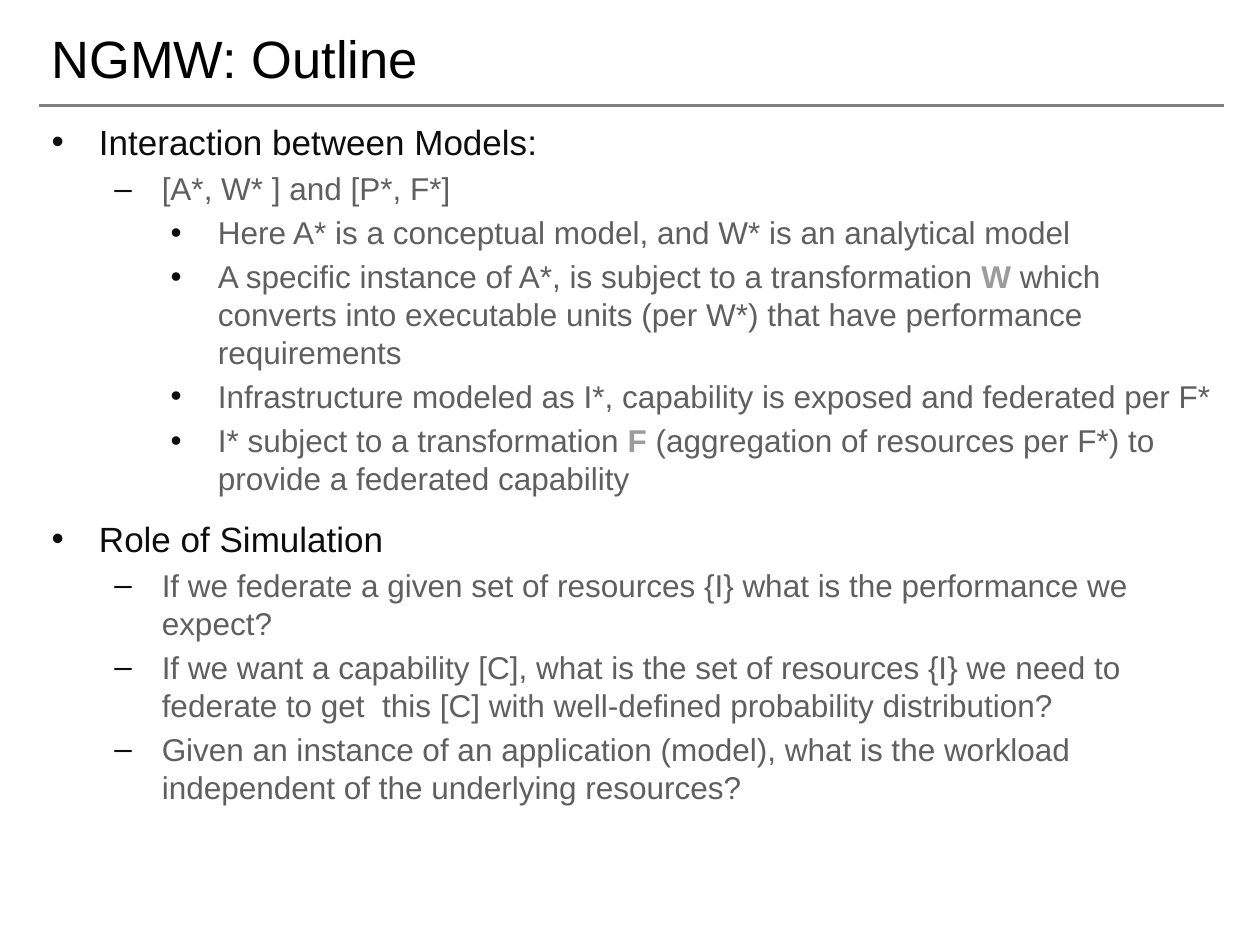
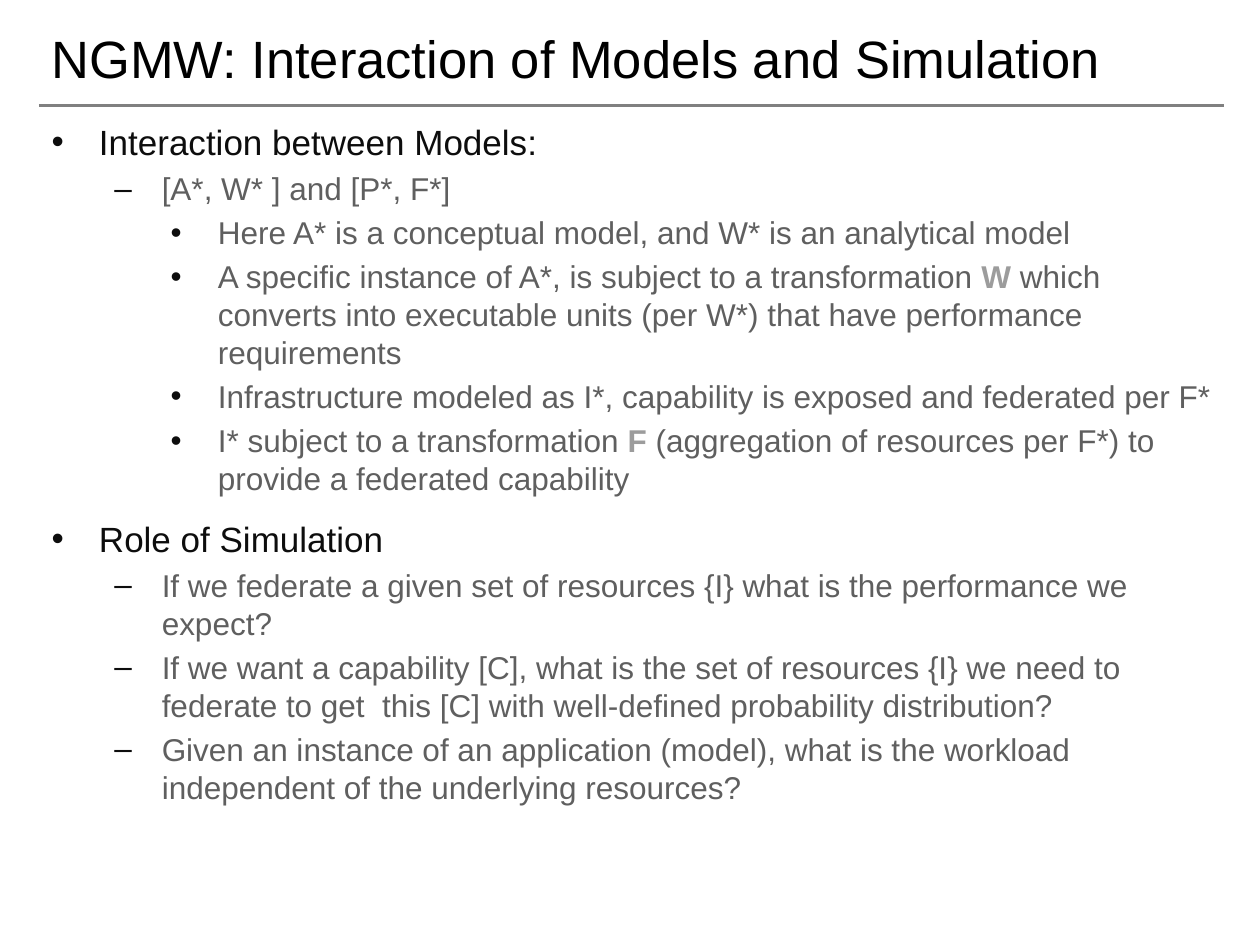
Before and after one commit to saga-project/NGMW, a slide deck: slide 20 of presentations/radical-modsim.pptx (slide 17 before the commit). Drawn at 1260x945 pixels with LibreOffice and Linux fonts; fonts in the diff are those of the drawing; background and template pictures are left out. Boxes give left, top, right and bottom in pixels: in the first picture for what was removed or moved away, otherwise in the second. Text is boxed around its words. In the diff, an @@ line names an element or a change of style, - is before the commit and + after.

```diff
--- a/presentations/radical-modsim.pptx
+++ b/presentations/radical-modsim.pptx
@@ title at (x1=51, y1=40, x2=1100, y2=79): text changed @@
-NGMW: Outline
+NGMW: Interaction of Models and Simulation
```
Also in this commit, not shown: 10 other slides changed, 2 slides removed.
